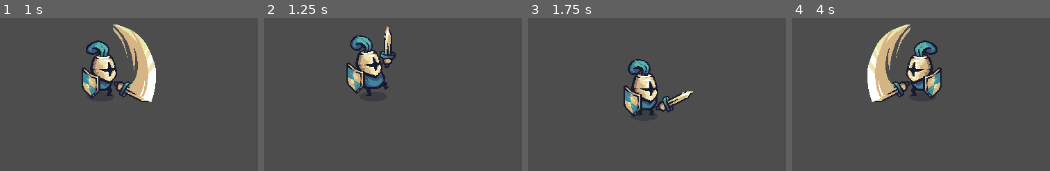
Above: before the commit, frames 1-4 (left to right).
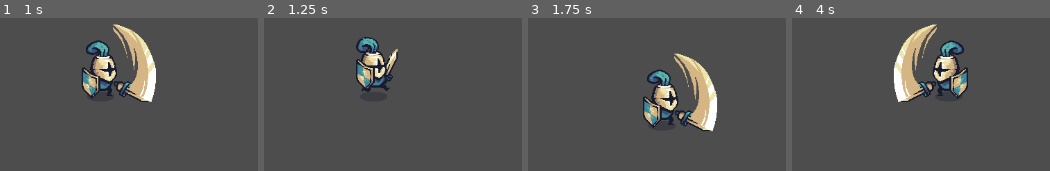
Above: after the commit, the same moments.

Repository: Ruteski/tiny-swords
Game: Godot game, scene res://test_scenes/test_player.tscn
Two runs of this game, one before a commit and one after it. Both use one fixed random seed, a clock stepped at 60 frames per second and the inputs below. The project has no main scene, so this scene is started directly.
Inputs (mouse positions are in pixels of both pictures, inside the frame that each line leads up to):
- Up to frame 1 (1 s): move the mouse to (outside the picture) at 0.52 s; hold D (move_right) from 0.53 s (still down); click (outside the picture) at 0.6 s
- Up to frame 2 (1.25 s): keep holding D (move_right)
- Up to frame 3 (1.75 s): move the mouse to (outside the picture) at 1.27 s; release D (move_right) at 1.28 s; hold Down (move_down) from 1.28 s (still down); click (outside the picture) at 1.35 s
- Up to frame 4 (4 s): move the mouse to (outside the picture) at 2.02 s; release Down (move_down) at 2.03 s; hold D (move_right) 2.03-2.78 s; click (outside the picture) at 2.1 s; move the mouse to (outside the picture) at 2.77 s; hold Up (move_up) 2.78-3.53 s; click (outside the picture) at 2.85 s; move the mouse to (outside the picture) at 3.52 s; hold Left (move_left) from 3.53 s (still down); click (outside the picture) at 3.6 s

Frame 1 is identical in both runs. In frame 2, 4.7% of the frame differs, in the area x 31-52%, y 5-51%; in frame 3, 11%; in frame 4, 13%, in the area x 29-69%, y 3-55%.

Commit message:
algumas correções

Diff:
--- a/player/player.gd
+++ b/player/player.gd
@@ -30,12 +30,12 @@
 func _process(delta: float) -> void:
 	read_input()
 
-	#update_attack_cooldown(delta)
+	update_attack_cooldown(delta)
 	if Input.is_action_just_pressed("attack"):
 		attack()
 
-	rotate_sprite(input_vector)
-	play_animation(input_vector)
+	rotate_sprite()
+	play_animation()
 
 
 func update_attack_cooldown(delta: float) -> void:
@@ -74,7 +74,7 @@
 	is_running = not input_vector.is_zero_approx()
 
 
-func play_animation(input_vector: Vector2) -> void:
+func play_animation() -> void:
 	if not is_attacking:
 		if was_running != is_running:
 			if is_running:
@@ -83,7 +83,7 @@
 				animation_player.play("idle")
 
 
-func rotate_sprite(input_vector: Vector2) -> void:
+func rotate_sprite() -> void:
 	if input_vector.x > 0:
 		sprite.flip_h = false
 	elif input_vector.x < 0:
